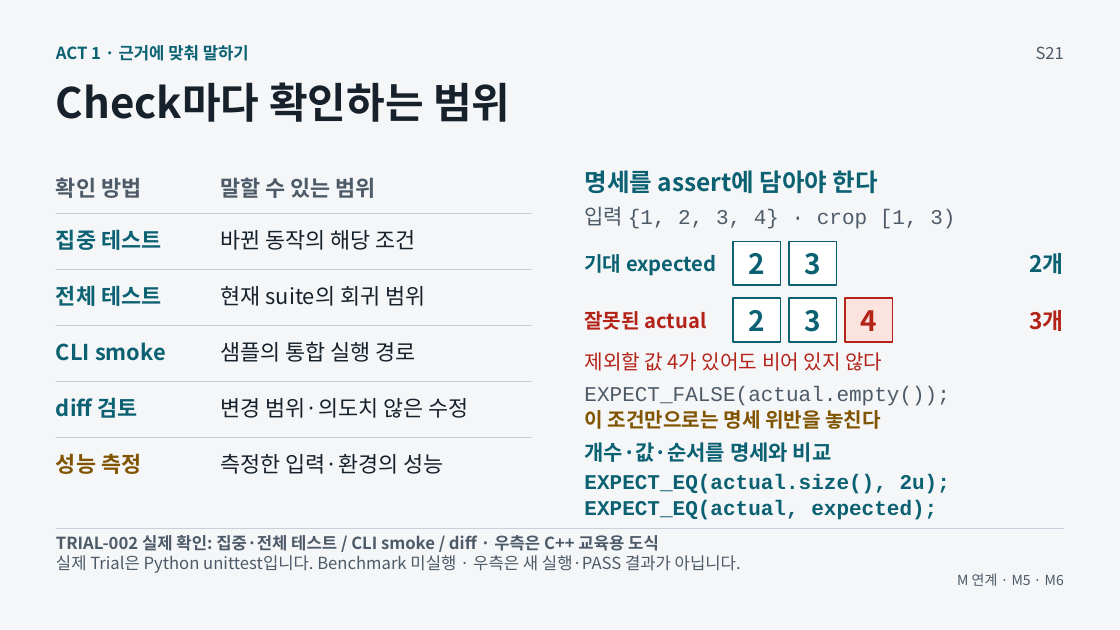
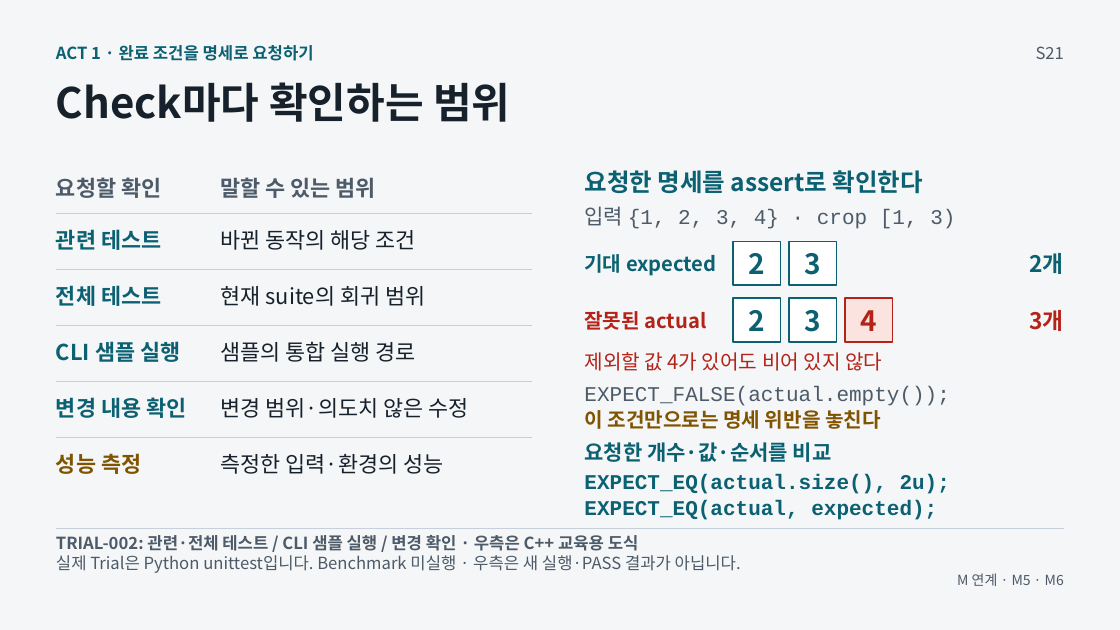
Before and after one commit to GideokKim/ai-dev-training, a slide deck: slide 11 of production/ACT_1.pptx. Drawn at 1120x630 pixels with LibreOffice and Linux fonts; fonts in the diff are those of the drawing. Boxes give left, top, right and bottom in pixels: in the first picture for what was removed or moved away, otherwise in the second. Text is boxed around its words. In the diff, an @@ line names an element or a change of style, - is before the commit and + after.

```diff
--- a/production/ACT_1.pptx
+++ b/production/ACT_1.pptx
@@ text at (56,45,313,61): text changed @@
-ACT 1 · 근거에 맞춰 말하기
+ACT 1 · 완료 조건을 명세로 요청하기
@@ text at (56,177,161,198): text changed @@
-확인 방법
+요청할 확인
@@ text at (584,170,923,194): text changed @@
-명세를 assert에 담아야 한다
+요청한 명세를 assert로 확인한다
@@ text at (56,229,161,250): text changed @@
-집중 테스트
+관련 테스트
@@ text at (56,341,180,362): text changed @@
-CLI smoke
+CLI 샘플 실행
@@ text at (56,397,186,418): text changed @@
-diff 검토
+변경 내용 확인
@@ text at (584,442,832,462): text changed @@
-개수·값·순서를 명세와 비교
+요청한 개수·값·순서를 비교
@@ text at (56,535,639,551): text changed @@
-TRIAL-002 실제 확인: 집중·전체 테스트 / CLI smoke / diff · 우측은 C++ 교육용 도식
+TRIAL-002: 관련·전체 테스트 / CLI 샘플 실행 / 변경 확인 · 우측은 C++ 교육용 도식
```
Also in this commit, not shown: 12 other slides changed, 46 other files.
